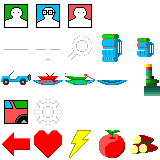
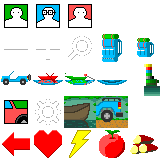
The second 160 × 160 image is a revision of the first. Changes to its layers:
painted on "Background" over [64, 96, 128, 128]
